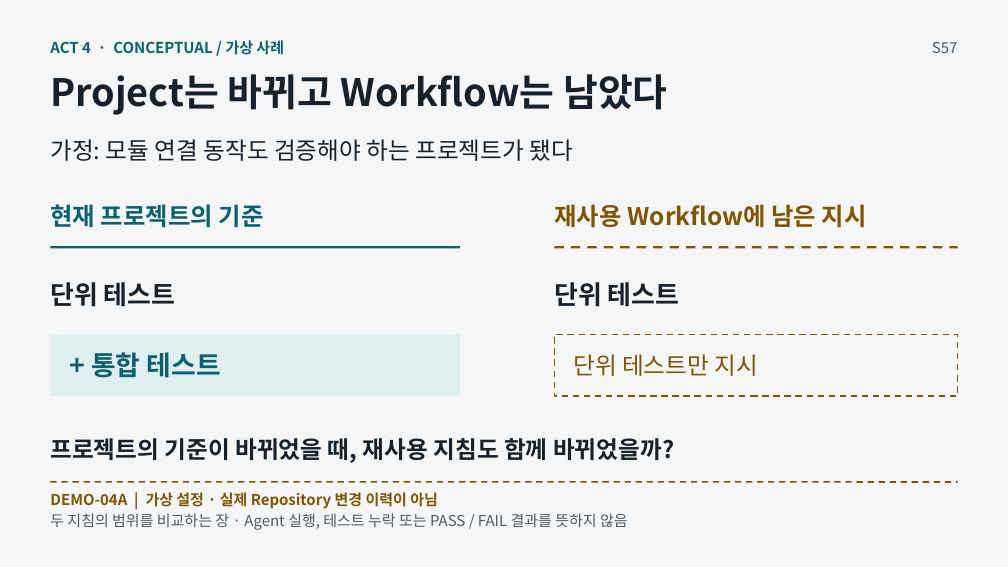
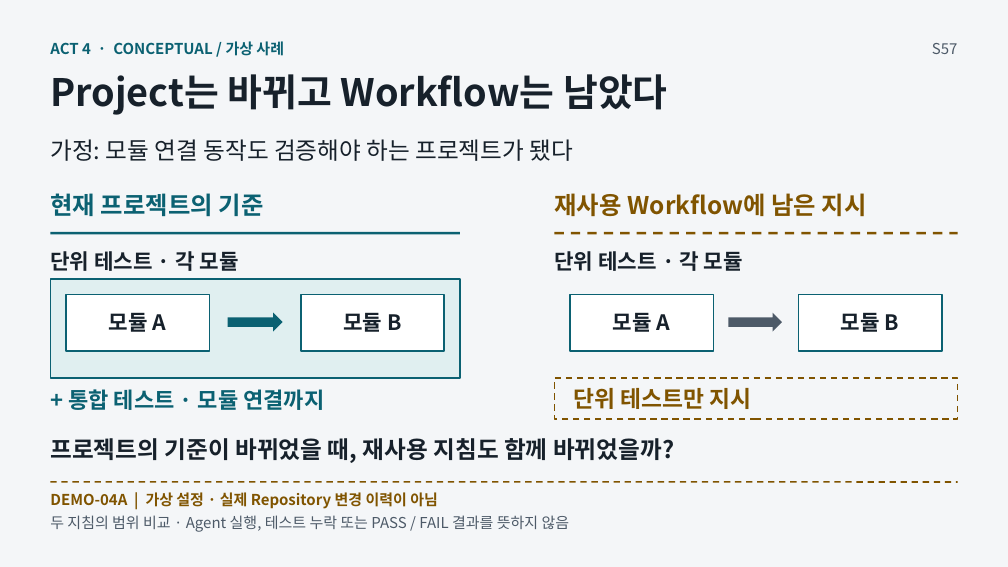
Before and after one commit to GideokKim/ai-dev-training, a slide deck: slide 57 of production/AI_Dev_Training_Full.pptx. Drawn at 1008x567 pixels with LibreOffice and Linux fonts; fonts in the diff are those of the drawing. Boxes give left, top, right and bottom in pixels: in the first picture for what was removed or moved away, otherwise in the second. Text is boxed around its words. In the diff, an @@ line names an element or a change of style, - is before the commit and + after.

```diff
--- a/production/AI_Dev_Training_Full.pptx
+++ b/production/AI_Dev_Training_Full.pptx
@@ text "현재 프로젝트의 기준": place and size @@
-text "현재 프로젝트의 기준" at [50, 204, 264, 228]
+text "현재 프로젝트의 기준" at [50, 193, 264, 217]
@@ text "재사용 Workflow에 남은 지시": place and size @@
-text "재사용 Workflow에 남은 지시" at [554, 204, 867, 228]
+text "재사용 Workflow에 남은 지시" at [554, 193, 867, 217]
@@ line moved from (51, 247) - (460, 247) to (51, 233) - (460, 233) @@
@@ line moved from (554, 247) - (958, 247) to (554, 233) - (958, 233) @@
@@ text at [50, 251, 239, 271]: text changed; size 24.8 to 20.2 pt @@
-단위 테스트
+단위 테스트 · 각 모듈
@@ text at [554, 251, 743, 271]: text changed; size 24.8 to 20.2 pt @@
-단위 테스트
+단위 테스트 · 각 모듈
@@ rectangle: place and size @@
-rectangle at [51, 335, 461, 396]
+rectangle at [51, 279, 461, 378]
@@ rectangle at [51, 279, 461, 378]: outline none to #0B6172 1.5 pt @@
@@ rectangle added at [67, 295, 210, 352], fill #FFFFFF, outline #0B6172 1.5 pt @@
@@ rectangle added at [301, 295, 445, 352], fill #FFFFFF, outline #0B6172 1.5 pt @@
@@ rectangle added at [570, 295, 714, 352], fill #FFFFFF, outline #0B6172 1.5 pt @@
@@ rectangle added at [799, 295, 942, 352], fill #FFFFFF, outline #0B6172 1.5 pt @@
@@ text added at [109, 312, 167, 332], 20.2 pt, text #17212B, bold @@
+모듈 A
@@ right arrow added at [228, 313, 283, 332], fill #0B6172 @@
@@ text added at [343, 312, 401, 332], 20.2 pt, text #17212B, bold @@
+모듈 B
@@ text added at [613, 312, 671, 332], 20.2 pt, text #17212B, bold @@
+모듈 A
@@ right arrow added at [729, 313, 783, 332], fill #4D5A68 @@
@@ text added at [841, 312, 899, 332], 20.2 pt, text #17212B, bold @@
+모듈 B
@@ text at [68, 389, 324, 410]: text changed; size 25.5 to 21 pt @@
-+ 통합 테스트
++ 통합 테스트 · 모듈 연결까지
@@ rectangle: place and size @@
-rectangle at [554, 335, 957, 396]
+rectangle at [554, 378, 957, 419]
@@ text "단위 테스트만 지시": place and size @@
-text "단위 테스트만 지시" at [573, 354, 759, 376]
+text "단위 테스트만 지시" at [573, 388, 752, 409]
@@ text "단위 테스트만 지시" at [573, 388, 752, 409]: size 22.5 to 21.8 pt, bold on @@
@@ text at [50, 515, 570, 532]: text changed @@
-두 지침의 범위를 비교하는 장 · Agent 실행, 테스트 누락 또는 PASS / FAIL 결과를 뜻하지 않음
+두 지침의 범위 비교 · Agent 실행, 테스트 누락 또는 PASS / FAIL 결과를 뜻하지 않음
```
Also in this commit, not shown: 2 other slides changed, 33 other files.
